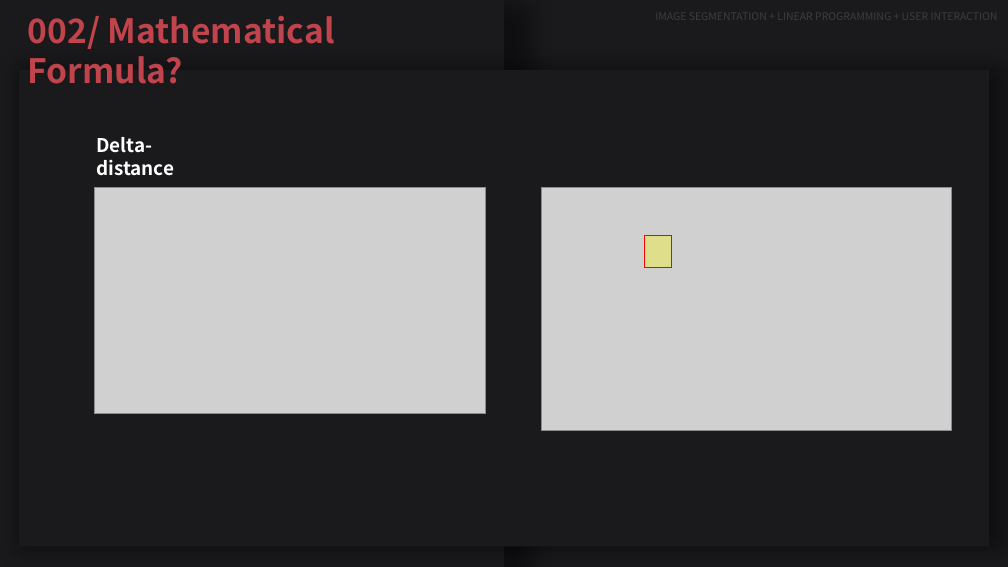
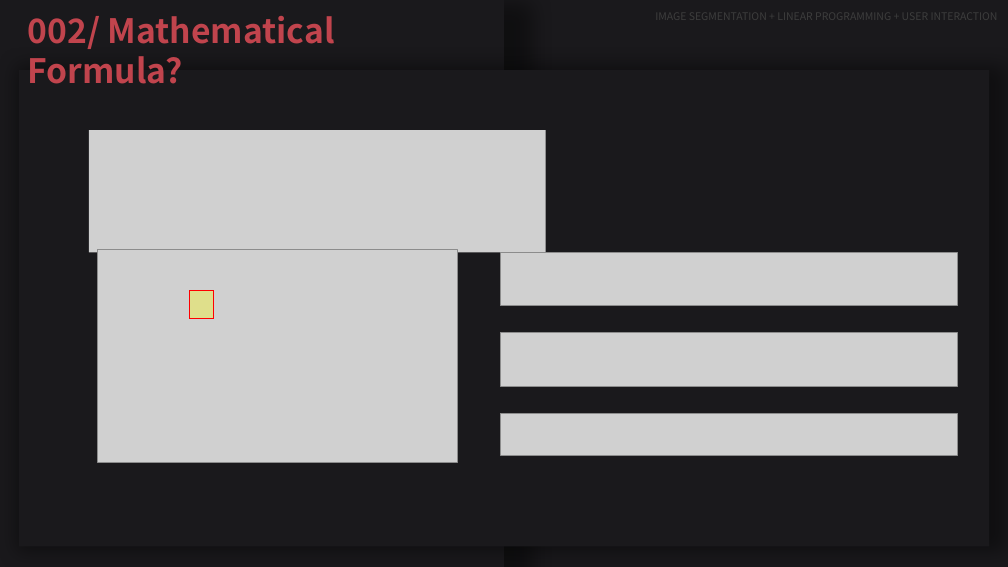
Before and after one commit to JeeheonKim/interactive-color-segmentation-with-linear-programming, a slide deck: slide 19 of comp3807.pptx (slide 17 before the commit). Drawn at 1008x567 pixels with LibreOffice and Linux fonts; fonts in the diff are those of the drawing; grey boxes stand for pictures. Boxes give left, top, right and bottom in pixels: in the first picture for what was removed or moved away, otherwise in the second. Text is boxed around its words. In the diff, an @@ line names an element or a change of style, - is before the commit and + after.

```diff
--- a/comp3807.pptx
+++ b/comp3807.pptx
@@ picture added at [88, 130, 545, 253] @@
@@ text removed at [96, 137, 174, 176] @@
-Delta-distance
@@ picture: place and size @@
-picture at [541, 188, 951, 430]
+picture at [98, 249, 457, 462]
@@ picture: place and size @@
-picture at [95, 188, 486, 414]
+picture at [501, 253, 957, 306]
@@ rectangle: place and size @@
-rectangle at [644, 235, 672, 267]
+rectangle at [189, 291, 213, 319]
@@ picture added at [501, 333, 957, 386] @@
@@ picture added at [501, 414, 957, 455] @@
```
Also in this commit, not shown: 7 other slides changed, 4 slides added, 3 other files.
